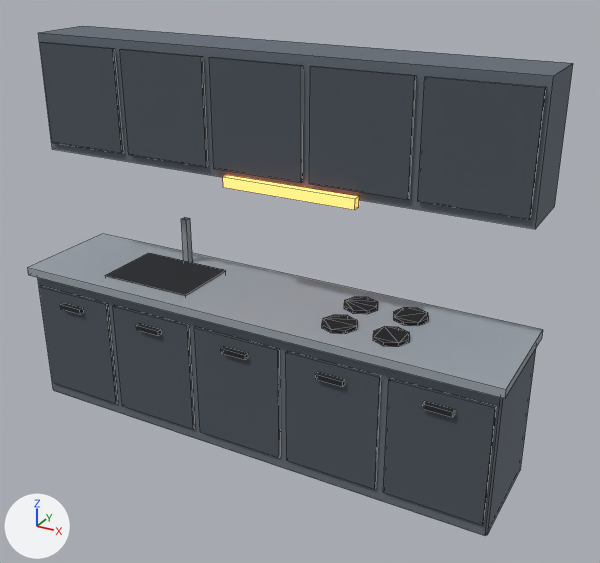
The FBX model Assets/_Project/Art/Environment/LabKit/Meshes/Kitchen_Counter.fbx, before and after one commit.
Before and after are seen from a camera (50 mm lens) standing at (2.3, -3.77, 2.93) and looking at (0.21, 0.03, 1.03). Arrows for +X, +Y and +Z are at lower left; the lights stay in place. The first picture is the older version. Mesh edges are drawn as thin lines.

The older version as bpy lines, for what is in view:
```python
mat_lab_metaldark = principled_material('Lab_MetalDark')
mat_lab_metaldark.base_color = (0.0137, 0.0168, 0.0212)  # black #1f2328
mat_lab_metaldark.roughness = 1.0
mat_lab_plastic = principled_material('Lab_Plastic')
mat_lab_plastic.base_color = (0.00857, 0.00972, 0.0123)  # black #17191d
mat_lab_plastic.roughness = 1.0
mat_lab_steel = principled_material('Lab_Steel')
mat_lab_steel.base_color = (0.323, 0.361, 0.402)  # grey #9aa2aa
mat_lab_steel.roughness = 1.0
mat_lab_wall = principled_material('Lab_Wall')
mat_lab_wall.base_color = (0.0723, 0.0865, 0.107)  # greyish blue #4c535c
mat_lab_wall.roughness = 1.0
mat_lab_walllight = principled_material('Lab_WallLight')
mat_lab_walllight.base_color = (0.127, 0.15, 0.181)  # grey #646c76
mat_lab_walllight.roughness = 1.0
me_kitchen_counter = bpy.data.meshes.new('Kitchen_Counter')
me_kitchen_counter.from_pydata(...)  # 248 vertices, 226 faces; spans x -1.52..1.52, y -0.37..0.33, z 0.0..2.3
# faces by material slot: [32, 12, 60, 36, 80, 6]
me_kitchen_counter.materials.append(mat_lab_walllight)  # grey #646c76
me_kitchen_counter.materials.append(mat_lab_steel)  # grey #9aa2aa
me_kitchen_counter.materials.append(mat_lab_wall)  # greyish blue #4c535c
me_kitchen_counter.materials.append(mat_lab_metaldark)  # black #1f2328
me_kitchen_counter.materials.append(mat_lab_plastic)  # black #17191d
me_kitchen_counter.materials.append(mat_lab_lampwarm)  # yellow #ffe6a2, glowing orange #ff7020
ob_kitchen_counter = bpy.data.objects.new('Kitchen_Counter', me_kitchen_counter)
ob_kitchen_counter.location = (0.0, 0.0, 0.0)
```
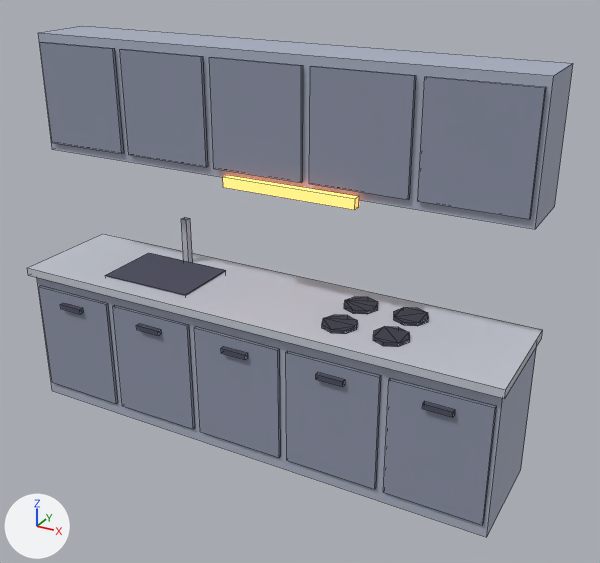
Edits to the scene script, one JSON object a line:
```json
{"op": "set", "path": "mat_lab_walllight.base_color", "old": "(0.127, 0.15, 0.181)", "new": "(0.397, 0.429, 0.533)", "note": "grey #646c76 -> light grey #a9afc1"}
{"op": "set", "path": "mat_lab_steel.base_color", "old": "(0.323, 0.361, 0.402)", "new": "(0.539, 0.565, 0.631)", "note": "grey #9aa2aa -> light grey #c2c6d0"}
{"op": "set", "path": "mat_lab_wall.base_color", "old": "(0.0723, 0.0865, 0.107)", "new": "(0.258, 0.283, 0.376)", "note": "greyish blue #4c535c -> grey #8b91a5"}
{"op": "set", "path": "mat_lab_metaldark.base_color", "old": "(0.0137, 0.0168, 0.0212)", "new": "(0.0723, 0.0762, 0.117)", "note": "black #1f2328 -> greyish blue #4c4e60"}
{"op": "set", "path": "mat_lab_plastic.base_color", "old": "(0.00857, 0.00972, 0.0123)", "new": "(0.0452, 0.0482, 0.0723)", "note": "black #17191d -> greyish blue #3c3e4c"}
{"block": "me_kitchen_counter", "where": "# used by ob_kitchen_counter; location = (0.0, 0.0, 0.0)"}
{"op": "remove", "block": "me_kitchen_counter", "code": "me_kitchen_counter.from_pydata(...)  # 248 vertices, 226 faces; spans x -1.52..1.52, y -0.37..0.33, z 0.0..2.3"}
{"op": "add", "block": "me_kitchen_counter", "code": "me_kitchen_counter.from_pydata(...)  # 232 vertices, 206 faces; spans x -1.52..1.52, y -0.37..0.33, z 0.0..2.3"}
{"block": "me_kitchen_counter", "change": "me_kitchen_counter part 1: a new loose piece, a box spanning x -1.5..1.5, y -0.32..0.32, z 0.0..0.86, in mat_lab_walllight (light grey #a9afc1)"}
{"block": "me_kitchen_counter", "change": "me_kitchen_counter part 2: the loose piece of 24 vertices spanning x -1.5..1.5, y -0.32..0.32, z 0.0..0.86 is deleted"}
```

Pixel boxes [x1, y1, x2, y2] of what changed, in the pictures (600 x 563 px):
```json
{"object": "Kitchen_Counter", "change": "recoloured, reshaped", "before": [28, 26, 573, 536], "after": [28, 26, 573, 537], "on screen": "lighter"}
{"part": 1, "of": "me_kitchen_counter", "change": "added", "after": [37, 278, 537, 537]}
{"part": 2, "of": "me_kitchen_counter", "change": "deleted", "before": [38, 278, 536, 536]}
```
